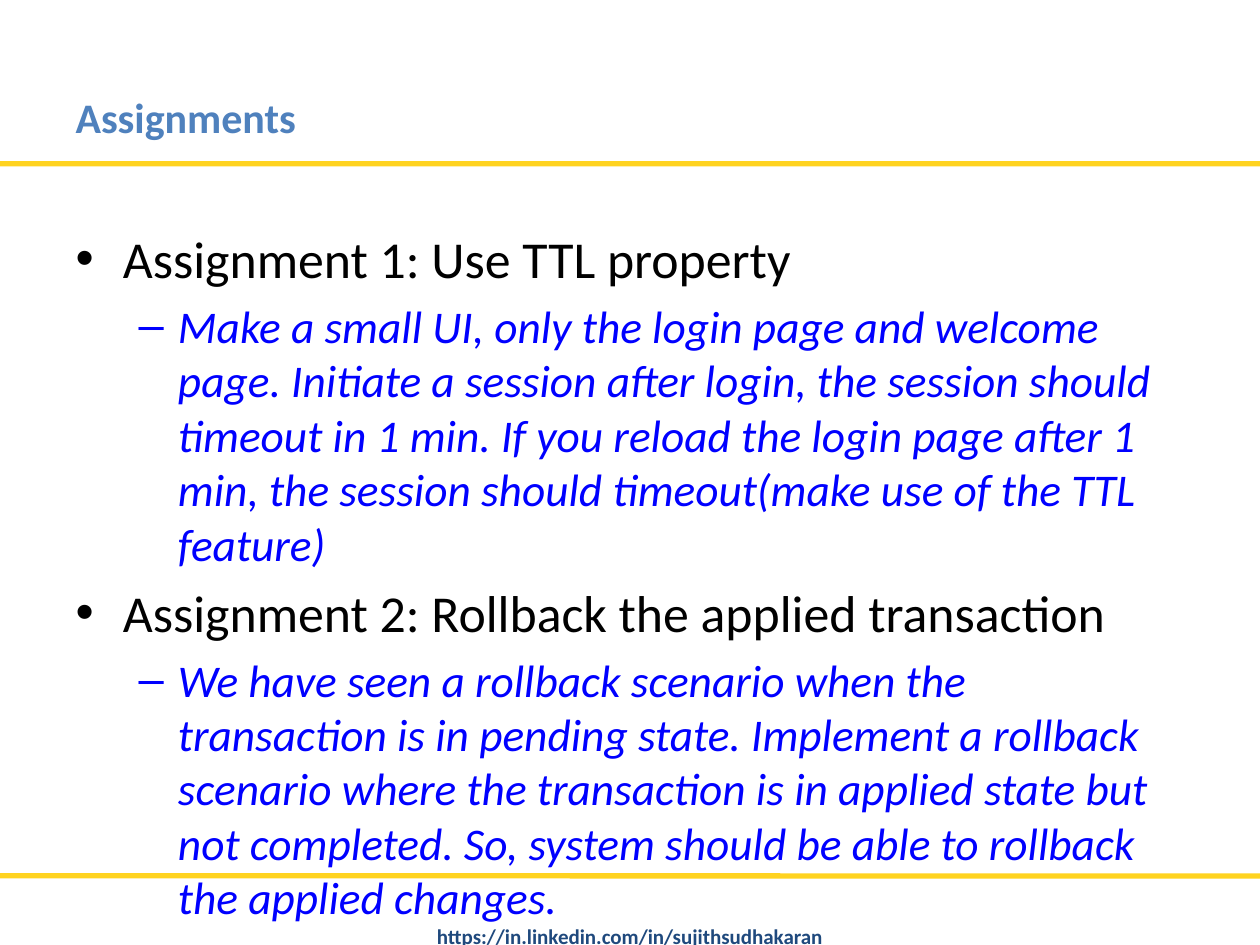
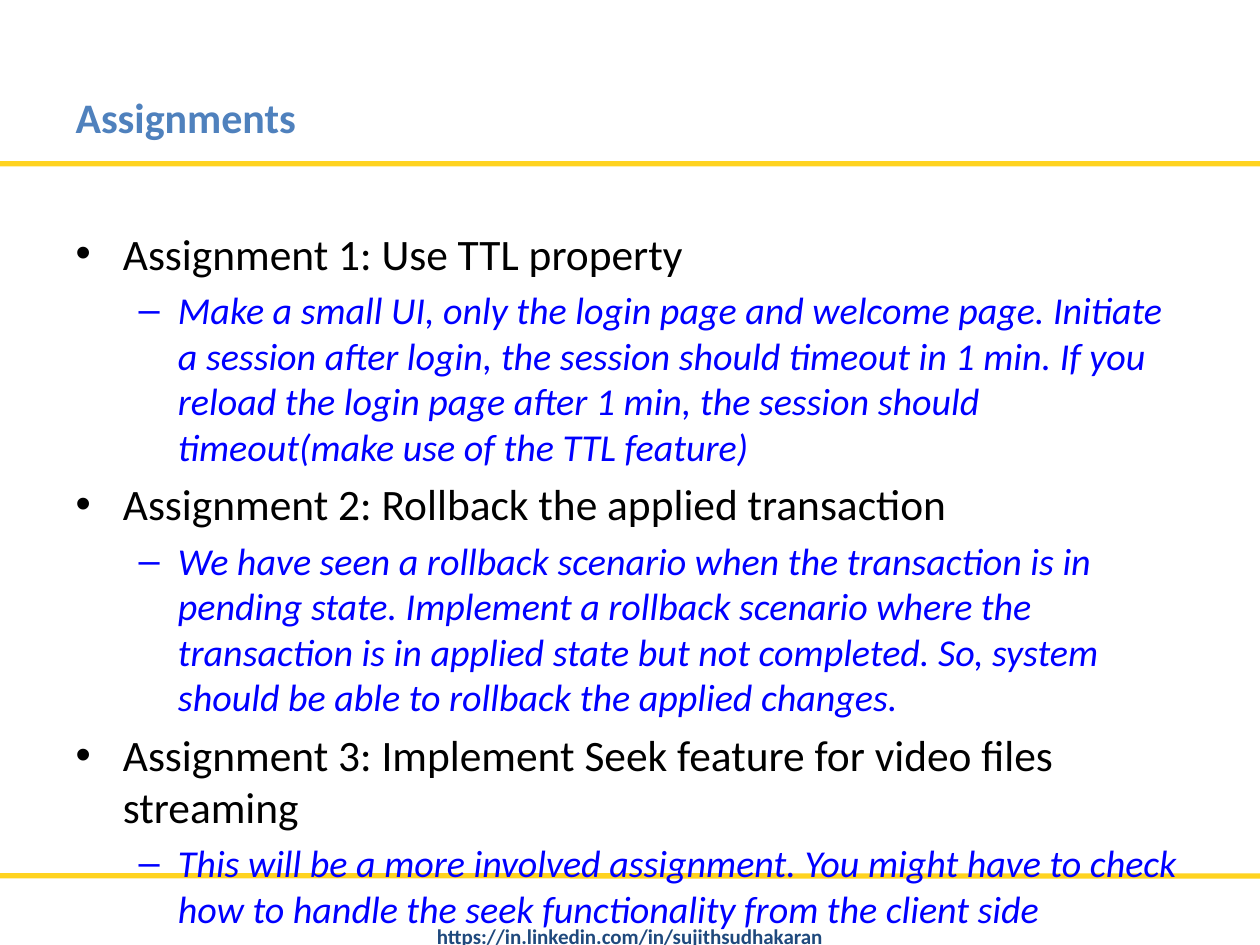
Before and after one commit to nitinmlvya/mongodb-tips-and-advfeatures, a slide deck: slide 15 of MongoDB Tips and Advance Features.pptx. Drawn at 1260x945 pixels with LibreOffice and Linux fonts; fonts in the diff are those of the drawing; background and template pictures are left out. Boxes give left, top, right and bottom in pixels: in the first picture for what was removed or moved away, otherwise in the second. Text is boxed around its words. In the diff, an @@ line names an element or a change of style, - is before the commit and + after.

Commit message:
Adding 3rd assignment.

```diff
--- a/MongoDB Tips and Advance Features.pptx
+++ b/MongoDB Tips and Advance Features.pptx
@@ text at (123, 240, 1162, 718): size 29.6 to 24.8 pt in "Assignment 1: Use TTL property", "Assignment 2: Rollback the applied transaction"; size 25.9 to 21.7 pt in "Make a small UI, only the login ...", "We have seen a rollback scenario when ..." @@
@@ text at (123, 741, 1177, 932): paragraphs added @@
+• Assignment 3: Implement Seek feature for video files streaming
+  – This will be a more involved assignment. You might have to check how to handle the seek functionality from the client side
```
Also in this commit, not shown: 2 other files.
